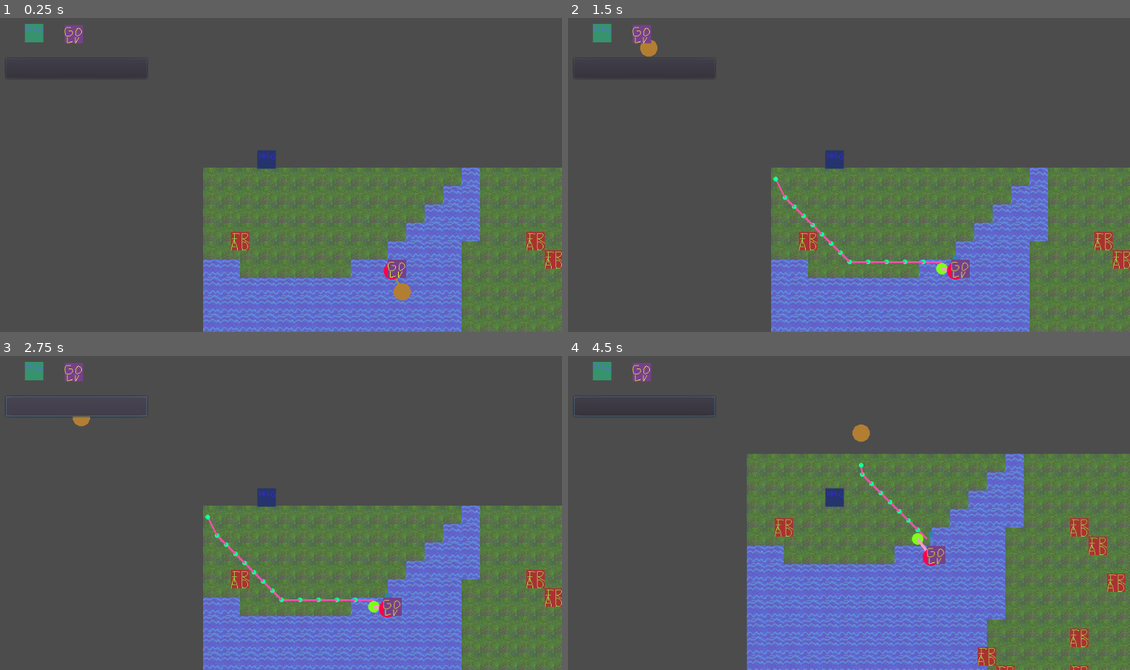
Above: before the commit, frames 1-4 (two rows, left to right).
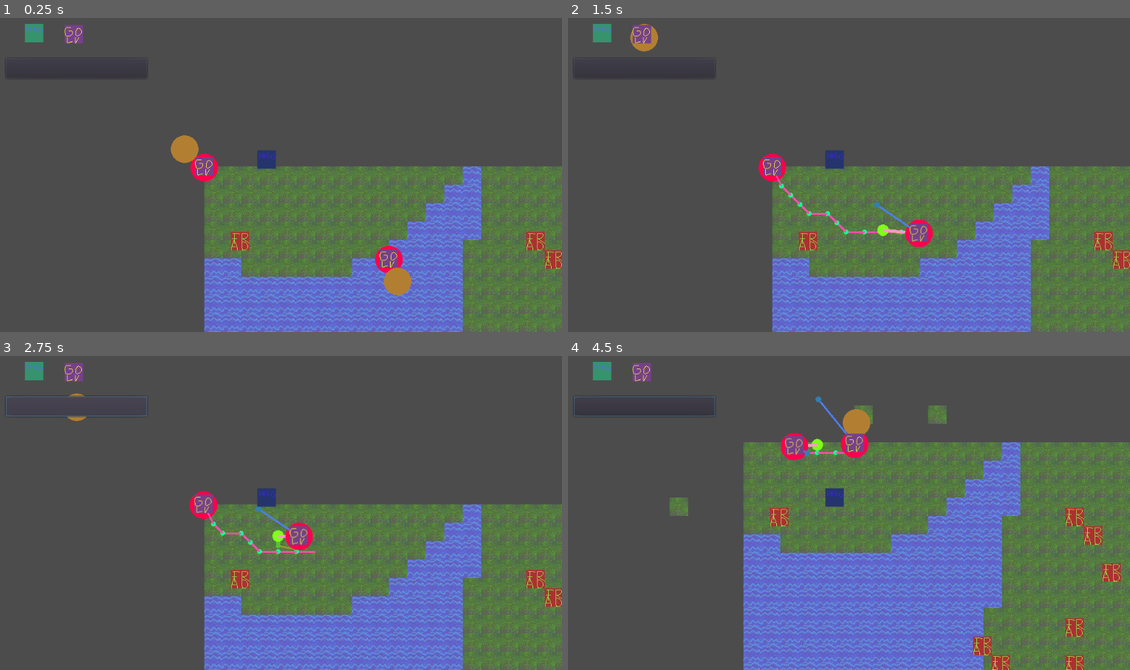
Above: after the commit, the same moments.

Repository: honnsmannen/wannabe_rimworld
Game: Godot game, scene res://scener/värld_för_navigation.tscn
Two runs of this game, one before a commit and one after it. Both use one fixed random seed, a clock stepped at 60 frames per second and the inputs below.
Inputs (mouse positions are in pixels of both pictures, inside the frame that each line leads up to):
- Up to frame 1 (0.25 s): no input
- Up to frame 2 (1.5 s): click (601, 36) at 0.5 s; click (646, 36) at 1.25 s
- Up to frame 3 (2.75 s): click (78, 406) at 2 s
- Up to frame 4 (4.5 s): move the mouse to (967, 481) at 2.77 s; press the mouse at (967, 481) at 2.78 s; hold D (right) 2.78-3.53 s; move the mouse to (714, 516) at 3.52 s; release the mouse at (714, 516) at 3.53 s; hold S (down) 3.53-4.28 s; click (714, 516) at 3.6 s; move the mouse to (893, 421) at 4.27 s; press the mouse at (893, 421) at 4.28 s; hold D (right) from 4.28 s (still down)

The runs differ from the first frame. In frame 1, 7.9% of the frame differs, in the area x 30-100%, y 37-100%; in frame 2, 8.5%; in frame 3, 8.4%; in frame 4, 22%, in the area x 18-100%, y 12-100%.

Commit message:
finslipat löite med navigationen, även fixat så att collision shapesen är runda istället för fyrkantiga

Diff:
--- /dev/null
+++ b/scener/Bygga_saker.gd
@@ -0,0 +1,45 @@
+extends Node2D
+
+onready var cell = null
+onready var new_abc = 0
+onready var tilemap = get_parent().get_node("TileMap")
+var building = false
+
+
+# Called when the node enters the scene tree for the first time.
+func _ready():
+	pass # Replace with function bod
+func _process(delta):
+	var mouse :Vector2 = get_global_mouse_position()
+	var cell :Vector2 = tilemap.world_to_map(mouse)
+	var abc :int = tilemap.get_cellv(cell)
+
+	if Input.is_action_just_pressed("click") and building == true:
+		tilemap.set_cellv(cell, new_abc)
+
+
+func _on_Button_pressed() -> void:
+	if building == false:
+		building = true
+	else:
+		building = false
+
+
+
+
+func _on_avp_vgg_pressed():
+	if building == true:
+		new_abc = 1
+		print("vägg")
+
+func _on_avp_golv_pressed():
+	if building == true:
+		new_abc = 0
+		print("golv")
+
+
+func _on_avp_building_pressed():
+	if building == false:
+		building = true
+	else:
+		building = false
--- a/test_karaktär.tscn
+++ b/scener/test_karaktär.tscn
@@ -1,23 +1,24 @@
 [gd_scene load_steps=4 format=2]
 
 [ext_resource path="res://golv.png" type="Texture" id=1]
-[ext_resource path="res://test_karaktär.gd" type="Script" id=2]
+[ext_resource path="res://scripts/test_karaktär.gd" type="Script" id=2]
 
-[sub_resource type="RectangleShape2D" id=1]
-extents = Vector2( 16, 16 )
+[sub_resource type="CircleShape2D" id=1]
+radius = 16.0312
 
 [node name="KinematicBody2D" type="KinematicBody2D"]
 script = ExtResource( 2 )
 
 [node name="Sprite" type="Sprite" parent="."]
-position = Vector2( 16, 16 )
 texture = ExtResource( 1 )
 
 [node name="CollisionShape2D" type="CollisionShape2D" parent="."]
-position = Vector2( 16, 16 )
 shape = SubResource( 1 )
 
 [node name="NavigationAgent2D" type="NavigationAgent2D" parent="."]
+path_desired_distance = 32.56
 path_max_distance = 20.0
 avoidance_enabled = true
-radius = 130.29
+radius = 23.93
+neighbor_dist = 1726.99
+max_neighbors = 100
--- a/scener/träd.tscn
+++ b/scener/träd.tscn
@@ -1,10 +1,10 @@
 [gd_scene load_steps=4 format=2]
 
-[ext_resource path="res://träd.gd" type="Script" id=1]
+[ext_resource path="res://scripts/träd.gd" type="Script" id=1]
 [ext_resource path="res://träd.png" type="Texture" id=2]
 
 [sub_resource type="CircleShape2D" id=1]
-radius = 16.0312
+radius = 16.0
 
 [node name="RigidBody2D" type="RigidBody2D"]
 mode = 1
@@ -14,18 +14,17 @@
 
 [node name="Area2D" type="Area2D" parent="."]
 
+[node name="NavigationObstacle2D" type="NavigationObstacle2D" parent="Area2D"]
+estimate_radius = false
+radius = 77.41
+
 [node name="CollisionShape2D" type="CollisionShape2D" parent="Area2D"]
 shape = SubResource( 1 )
 
 [node name="Sprite" type="Sprite" parent="."]
 texture = ExtResource( 2 )
 
-[node name="CollisionPolygon2D" type="CollisionPolygon2D" parent="."]
-position = Vector2( -10, 0 )
-polygon = PoolVector2Array( 26, 16, 26, -16, -6, -16, -6, 16, 9, 16 )
-
-[node name="NavigationObstacle2D" type="NavigationObstacle2D" parent="."]
-estimate_radius = false
-radius = 77.41
+[node name="CollisionShape2D" type="CollisionShape2D" parent="."]
+shape = SubResource( 1 )
 
 [connection signal="body_entered" from="Area2D" to="." method="_on_Area2D_body_entered"]
--- a/scener/värld_för_navigation.tscn
+++ b/scener/värld_för_navigation.tscn
@@ -1,22 +1,19 @@
-[gd_scene load_steps=15 format=2]
+[gd_scene load_steps=13 format=2]
 
 [ext_resource path="res://golv.png" type="Texture" id=1]
 [ext_resource path="res://träd.png" type="Texture" id=2]
 [ext_resource path="res://scripts/filur.gd" type="Script" id=3]
 [ext_resource path="res://vägg.png" type="Texture" id=4]
 [ext_resource path="res://mark.png" type="Texture" id=5]
-[ext_resource path="res://scripts/navi_test.gd" type="Script" id=6]
+[ext_resource path="res://scener/Bygga_saker.gd" type="Script" id=6]
 [ext_resource path="res://vatten.png" type="Texture" id=7]
 [ext_resource path="res://scripts/värld_för_navigation.gd" type="Script" id=8]
-[ext_resource path="res://test_karaktär.tscn" type="PackedScene" id=9]
+[ext_resource path="res://scener/test_karaktär.tscn" type="PackedScene" id=9]
 
 [sub_resource type="NavigationPolygon" id=5]
 vertices = PoolVector2Array( 32, 32, 0, 32, 0, 0, 32, 0 )
 polygons = [ PoolIntArray( 0, 1, 2, 3 ) ]
 outlines = [ PoolVector2Array( 32, 32, 0, 32, 0, 0, 32, 0 ) ]
-
-[sub_resource type="ConvexPolygonShape2D" id=6]
-points = PoolVector2Array( 32, 32, 0, 32, 0, 0, 32, 0 )
 
 [sub_resource type="ConvexPolygonShape2D" id=8]
 points = PoolVector2Array( 32, 32, 0, 32, 0, 0, 32, 0 )
@@ -47,16 +44,9 @@
 1/navigation_offset = Vector2( 0, 0 )
 1/shape_offset = Vector2( 0, 0 )
 1/shape_transform = Transform2D( 1, 0, 0, 1, 0, 0 )
-1/shape = SubResource( 6 )
 1/shape_one_way = false
-1/shape_one_way_margin = 1.0
-1/shapes = [ {
-"autotile_coord": Vector2( 0, 0 ),
-"one_way": false,
-"one_way_margin": 1.0,
-"shape": SubResource( 6 ),
-"shape_transform": Transform2D( 1, 0, 0, 1, 0, 0 )
-} ]
+1/shape_one_way_margin = 0.0
+1/shapes = [  ]
 1/z_index = 0
 2/name = "träd.png 2"
 2/texture = ExtResource( 2 )
@@ -80,24 +70,23 @@
 } ]
 2/z_index = 0
 
-[sub_resource type="RectangleShape2D" id=4]
-extents = Vector2( 16, 16 )
-
 [node name="värld_för_navigation" type="Node2D"]
-position = Vector2( 8, 20 )
+position = Vector2( 0, 2 )
 script = ExtResource( 8 )
 
-[node name="Navigation2D" type="Navigation2D" parent="."]
+[node name="Node2D" type="Node2D" parent="."]
+position = Vector2( 0, -2 )
 script = ExtResource( 6 )
 
-[node name="Node2D" type="Node2D" parent="."]
-position = Vector2( 27, -2 )
+[node name="KinematicBody2D2" parent="." instance=ExtResource( 9 )]
+position = Vector2( 0, -2 )
 
 [node name="KinematicBody2D" parent="." instance=ExtResource( 9 )]
 position = Vector2( 369, 228 )
 z_index = 4
 
 [node name="TileMap" type="TileMap" parent="."]
+position = Vector2( 2, -2 )
 z_index = -2
 tile_set = SubResource( 7 )
 cell_size = Vector2( 32, 32 )
@@ -108,9 +97,6 @@
 [node name="Character" type="KinematicBody2D" parent="." groups=["filur"]]
 position = Vector2( 142, 18 )
 script = ExtResource( 3 )
-
-[node name="CollisionShape2D" type="CollisionShape2D" parent="Character"]
-shape = SubResource( 4 )
 
 [node name="sprite" type="Sprite" parent="Character"]
 modulate = Color( 0.678431, 0.356863, 1, 1 )
@@ -144,6 +130,6 @@
 margin_right = 305.0
 margin_bottom = 159.0
 
-[connection signal="pressed" from="Character/Camera2D/CanvasLayer/avpå vägg" to="Navigation2D" method="_on_TextureButton2_pressed"]
-[connection signal="pressed" from="Character/Camera2D/CanvasLayer/avpå golv" to="Navigation2D" method="_on_TextureButton_pressed"]
-[connection signal="pressed" from="Character/Camera2D/CanvasLayer/avpå building" to="Navigation2D" method="_on_Button_pressed"]
+[connection signal="pressed" from="Character/Camera2D/CanvasLayer/avpå vägg" to="Node2D" method="_on_avp_vgg_pressed"]
+[connection signal="pressed" from="Character/Camera2D/CanvasLayer/avpå golv" to="Node2D" method="_on_avp_golv_pressed"]
+[connection signal="pressed" from="Character/Camera2D/CanvasLayer/avpå building" to="Node2D" method="_on_avp_building_pressed"]
--- a/test_karaktär.gd
+++ b/scripts/test_karaktär.gd
@@ -8,10 +8,10 @@
 
 onready var nav_agent = $NavigationAgent2D
 
-export var nav_agent_radius : float = 15.0
+#export var nav_agent_radius : float = 15.0
 export var nav_optimize_path : bool = false
 export var nav_avoidance_enabled : bool = true
-export var character_speed_multiplier : float = 50.0
+export var character_speed_multiplier : float = 100.0
 
 var velocity : Vector2
 
@@ -39,7 +39,7 @@
 	nav_agent.connect("velocity_computed", self, "character_velocity_computed")
 	# config nav agent attributes
 	nav_agent.max_speed = character_speed_multiplier
-	nav_agent.radius = nav_agent_radius
+#	nav_agent.radius = nav_agent_radius
 	nav_agent.avoidance_enabled = nav_avoidance_enabled
 
 # init called by parent, inits flow down from parent nodes to create easy parent child references
@@ -76,7 +76,7 @@
 
 func set_navigation_position(nav_position_to_set : Vector2) -> void:
 	nav_destination = nav_position_to_set
-	print("nav_destination: ", nav_destination)
+	#print("nav_destination: ", nav_destination)
 
 	# set the new character target location
 	nav_agent.set_target_location(nav_destination)
@@ -84,9 +84,9 @@
 	# calculate a new map path with the server using character nav agent map and new nav destination
 	character_nav_path = Navigation2DServer.map_get_path(nav_agent.get_navigation_map(), global_position, nav_destination, nav_optimize_path)
 
-	print("character_nav_path: ", character_nav_path)
+	#print("character_nav_path: ", character_nav_path)
 
-	print("Navigation2DServer.map_get_path(nav_agent.get_navigation_map(), global_position, nav_destination, nav_optimize_path): " , Navigation2DServer.map_get_path(nav_agent.get_navigation_map(), global_position, nav_destination, nav_optimize_path))
+	#print("Navigation2DServer.map_get_path(nav_agent.get_navigation_map(), global_position, nav_destination, nav_optimize_path): " , Navigation2DServer.map_get_path(nav_agent.get_navigation_map(), global_position, nav_destination, nav_optimize_path))
 
 	# clear the old real nav path, used for draw function
 	character_real_nav_path.clear()
@@ -117,4 +117,4 @@
 	else:
 		# if reached target, stand at the closest point in the navigation map
 		global_position = Navigation2DServer.map_get_closest_point(nav_agent.get_navigation_map(), global_position)
-		print(":P")
+		#print(":P")
--- a/scripts/träd.gd
+++ b/scripts/träd.gd
@@ -1,10 +1,11 @@
-extends Sprite
+extends RigidBody2D
 
 
 
 
 
-func _on_RigidBody2D_body_entered(body: Node) -> void:
+
+func _on_Area2D_body_entered(body: Node) -> void:
 	if body.is_in_group("filur"):
 		print("hej")
 		queue_free()
--- a/scripts/värld_för_navigation.gd
+++ b/scripts/värld_för_navigation.gd
@@ -65,15 +65,15 @@
 
 		character.set_navigation_position(get_global_mouse_position())
 
-		print("shabatjena")
+		#print("shabatjena")
 
-		print("character.global_position: ", character.global_position)
+		#print("character.global_position: ", character.global_position)
 
 
-		print("get_global_mouse_position(): ",get_global_mouse_position())
+		#print("get_global_mouse_position(): ",get_global_mouse_position())
 
 
-		print("character.set_navigation_position(get_global_mouse_position()): ", character.set_navigation_position(get_global_mouse_position()))
+		#print("character.set_navigation_position(get_global_mouse_position()): ", character.set_navigation_position(get_global_mouse_position()))
 
 
 func bleh() -> void:
--- a/träd.gd
+++ /dev/null
@@ -1,11 +0,0 @@
-extends RigidBody2D
-
-
-
-
-
-
-func _on_Area2D_body_entered(body: Node) -> void:
-	if body.is_in_group("filur"):
-		print("hej")
-		queue_free()
